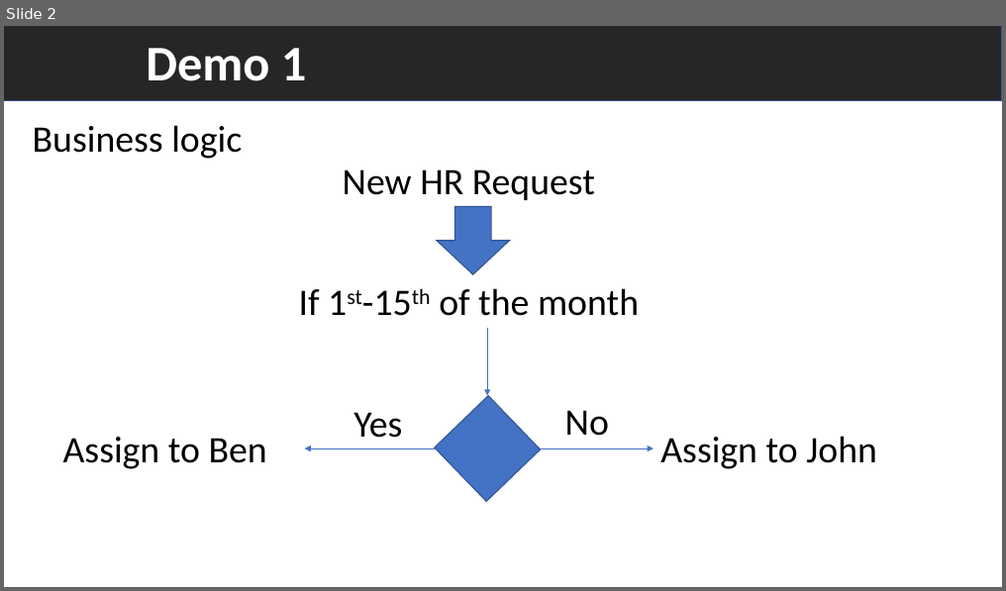
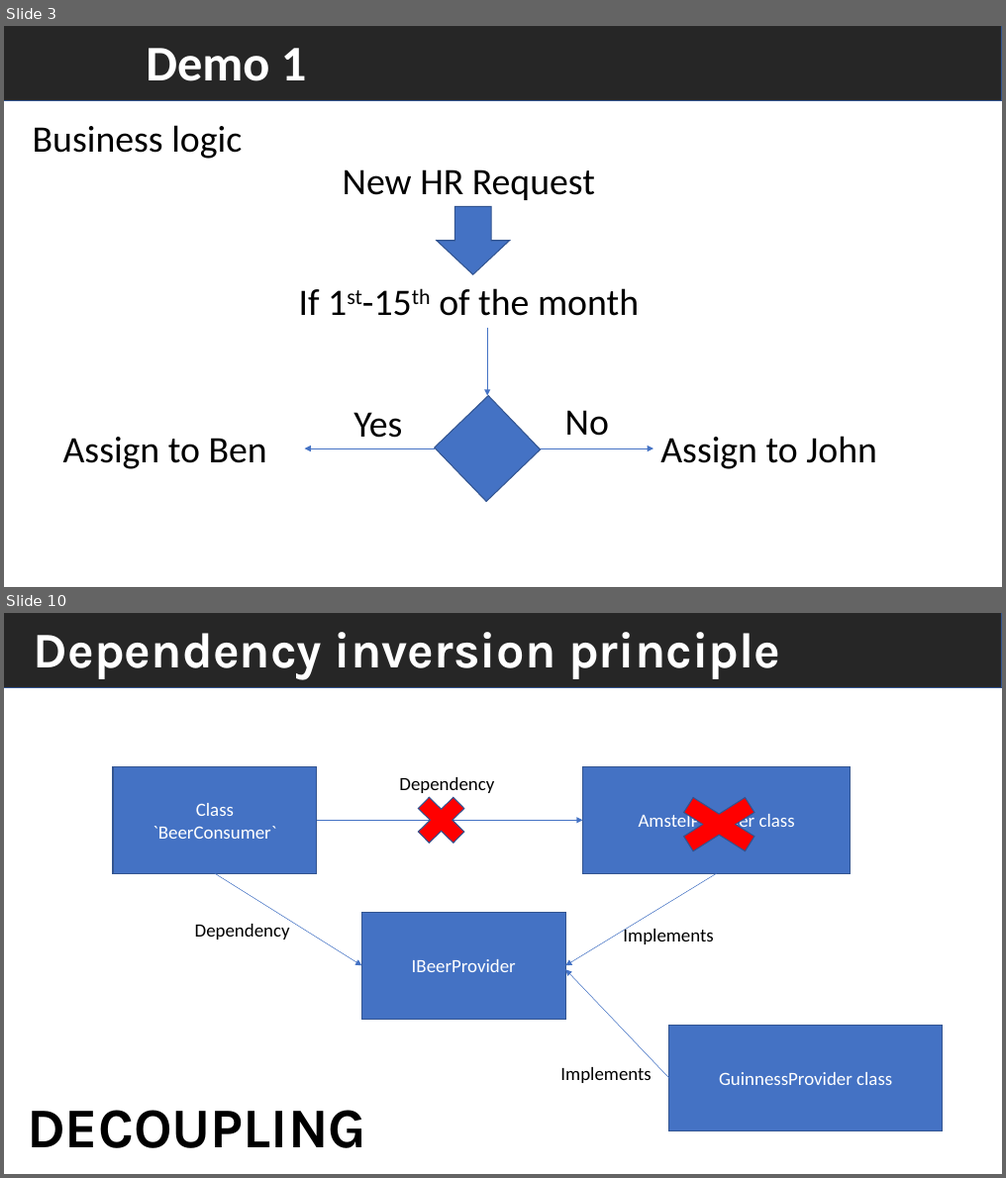
Before and after one commit to VelinGeorgiev/Introduction-Dependency-Injection-ASP.NET-Core, a slide deck: Dependency_Injection.pptx. Shown one above the other, each under a label of ours: slide 2 before the commit, slides 3 and 10 after it; the slides between them are not shown. The pictures are 1006x591 and 1006x1178 pixels, drawn with LibreOffice and Linux fonts; fonts in the diff are those of the drawing. Boxes give left, top, right and bottom in pixels: in the first picture for what was removed or moved away, otherwise in the second. Text is boxed around its words. In the diff, an @@ line names an element or a change of style, - is before the commit and + after.

```diff
--- a/Dependency_Injection.pptx
+++ b/Dependency_Injection.pptx
@@ slide 10 added at bbox=[4, 613, 1002, 1174], background #FFFFFF @@
@@ rectangle added at bbox=[4, 613, 1002, 688], fill #262626, outline #325491 1 pt @@
@@ text added at bbox=[34, 632, 780, 679], 48 pt, text #FFFFFF, bold @@
+Dependency inversion principle
@@ rectangle added at bbox=[113, 767, 317, 874], fill #4472C4, outline #325491 1 pt, 18 pt, text #FFFFFF @@
+Class
+`BeerConsumer`
@@ text added at bbox=[399, 777, 494, 793], 18 pt, text #000000 @@
+Dependency
@@ cross added at bbox=[408, 787, 475, 854], fill #FF0000, outline #325491 1 pt @@
@@ rectangle added at bbox=[583, 767, 849, 874], fill #4472C4, outline #325491 1 pt, 18 pt, text #FFFFFF @@
+AmstelProvider class
@@ cross added at bbox=[660, 787, 778, 862], fill #FF0000, outline #325491 1 pt @@
@@ arrow added from (317, 820) to (583, 820), #4472C4 0.5 pt @@
@@ arrow added from (215, 873) to (361, 965), #4472C4 0.5 pt @@
@@ arrow added from (717, 873) to (565, 965), #4472C4 0.5 pt @@
@@ text added at bbox=[195, 924, 290, 940], 18 pt, text #000000 @@
+Dependency
@@ rectangle added at bbox=[361, 912, 565, 1020], fill #4472C4, outline #325491 1 pt, 18 pt, text #FFFFFF @@
+IBeerProvider
@@ text added at bbox=[623, 926, 713, 945], 18 pt, text #000000 @@
+Implements
@@ arrow added from (669, 1078) to (565, 970), #4472C4 0.5 pt @@
@@ rectangle added at bbox=[669, 1026, 943, 1133], fill #4472C4, outline #325491 1 pt, 18 pt, text #FFFFFF @@
+GuinnessProvider class
@@ text added at bbox=[560, 1067, 650, 1083], 18 pt, text #000000 @@
+Implements
@@ text added at bbox=[27, 1110, 366, 1149], 54 pt, text #000000, bold @@
+DECOUPLING
@@ what was slide 2 is now slide 3 @@
```
Also in this commit, not shown: 3 slides changed, 11 other slides added.
